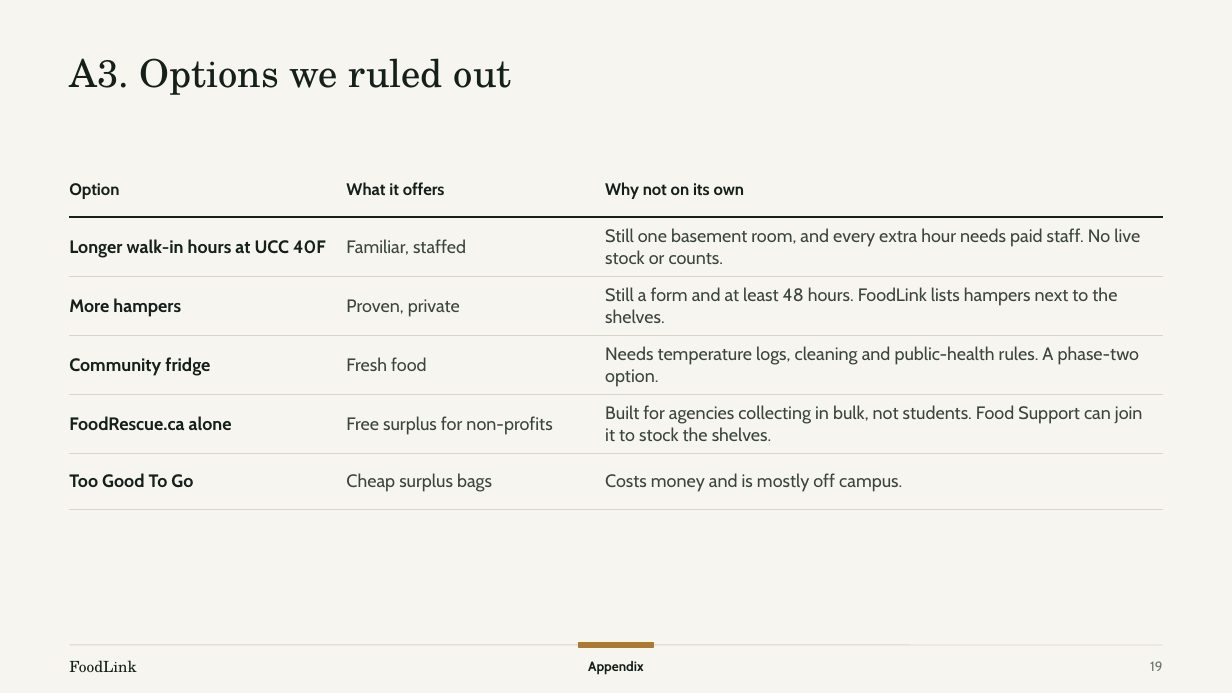
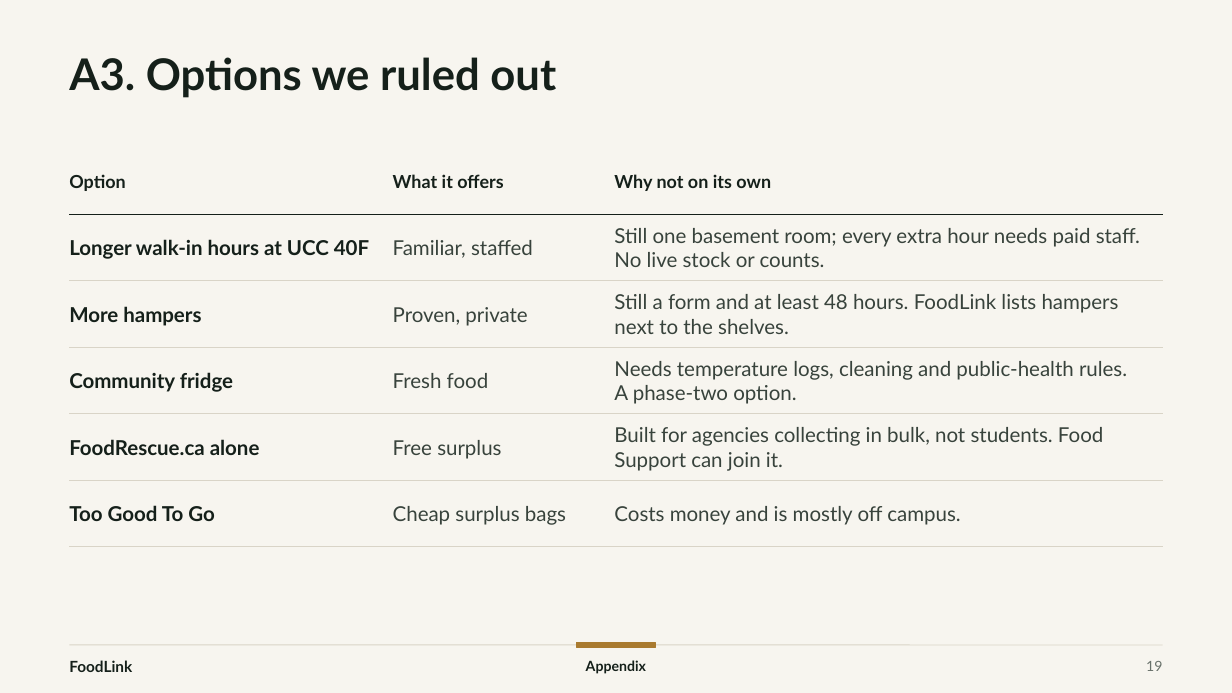
Before and after one commit to xingexu/aspire, a slide deck: slide 19 of deck/PBSN_ASPIRE_FoodLink.pptx. Drawn at 1232x693 pixels with LibreOffice and Linux fonts; fonts in the diff are those of the drawing. Boxes give left, top, right and bottom in pixels: in the first picture for what was removed or moved away, otherwise in the second. Text is boxed around its words. In the diff, an @@ line names an element or a change of style, - is before the commit and + after.

```diff
--- a/deck/PBSN_ASPIRE_FoodLink.pptx
+++ b/deck/PBSN_ASPIRE_FoodLink.pptx
@@ title "A3. Options we ruled out" at box(69, 57, 556, 98): size 30 to 34 pt, font TeX Gyre Schola to Lato, bold on; line spacing 0.98 to 0.95 @@
@@ table at box(69, 148, 1163, 529) @@
-row 2, column 3: Still one basement room, and every extra hour needs paid staff. No live stock or counts.
+row 2, column 3: Still one basement room; every extra hour needs paid staff. No live stock or counts.
-row 5, column 2: Free surplus for non-profits
+row 5, column 2: Free surplus
-row 5, column 3: Built for agencies collecting in bulk, not students. Food Support can join it to stock the shelves.
+row 5, column 3: Built for agencies collecting in bulk, not students. Food Support can join it.
@@ size 13 to 14 pt in "Option", "What it offers", "Why not on its own" @@
@@ font Cabin to Lato in "Option", "What it offers", "Why not on its own", "Longer walk-in hours at UCC 40F" and 11 more places @@
@@ size 14 to 16 pt in "Longer walk-in hours at UCC 40F", "Familiar, staffed", "More hampers", "Proven, private" and 8 more places @@
@@ text colour #3A453E to #38433C in "Familiar, staffed", "Proven, private", "Still a form and at least 48 ...", "Fresh food" and 3 more places @@
@@ table: place and size @@
-table at box(69, 162, 1163, 496)
+table at box(69, 148, 1163, 529)
@@ text "FoodLink" at box(69, 660, 132, 672): font TeX Gyre Schola to Lato, bold on @@
@@ text "Appendix" at box(586, 660, 646, 674): size 10.5 to 11 pt, font Cabin to Lato @@
@@ page number at box(1146, 661, 1162, 671): size 10.5 to 11 pt, font Cabin to Lato, text colour #6B746D to #68716A @@
```
Also in this commit, not shown: 19 other slides changed, 18 other files.
